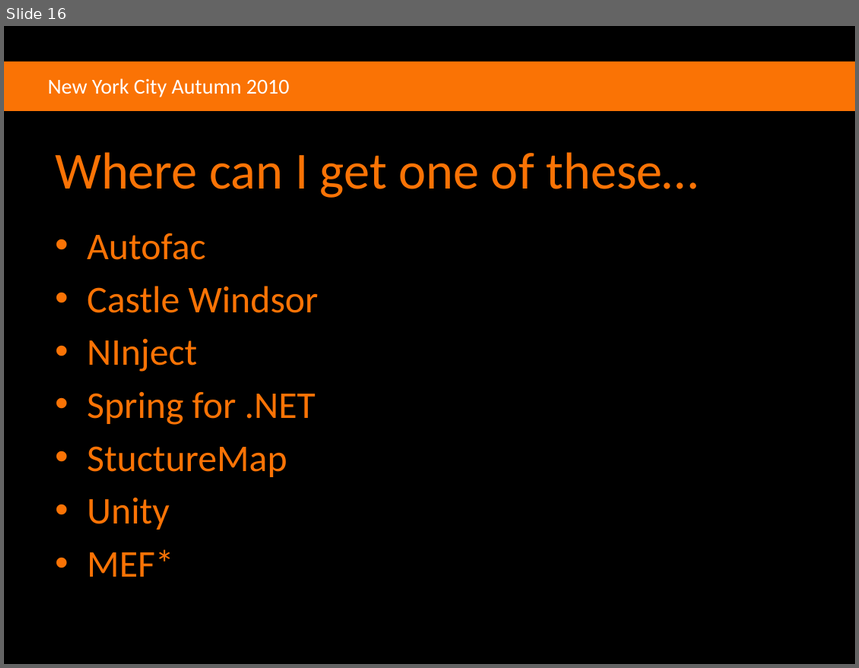
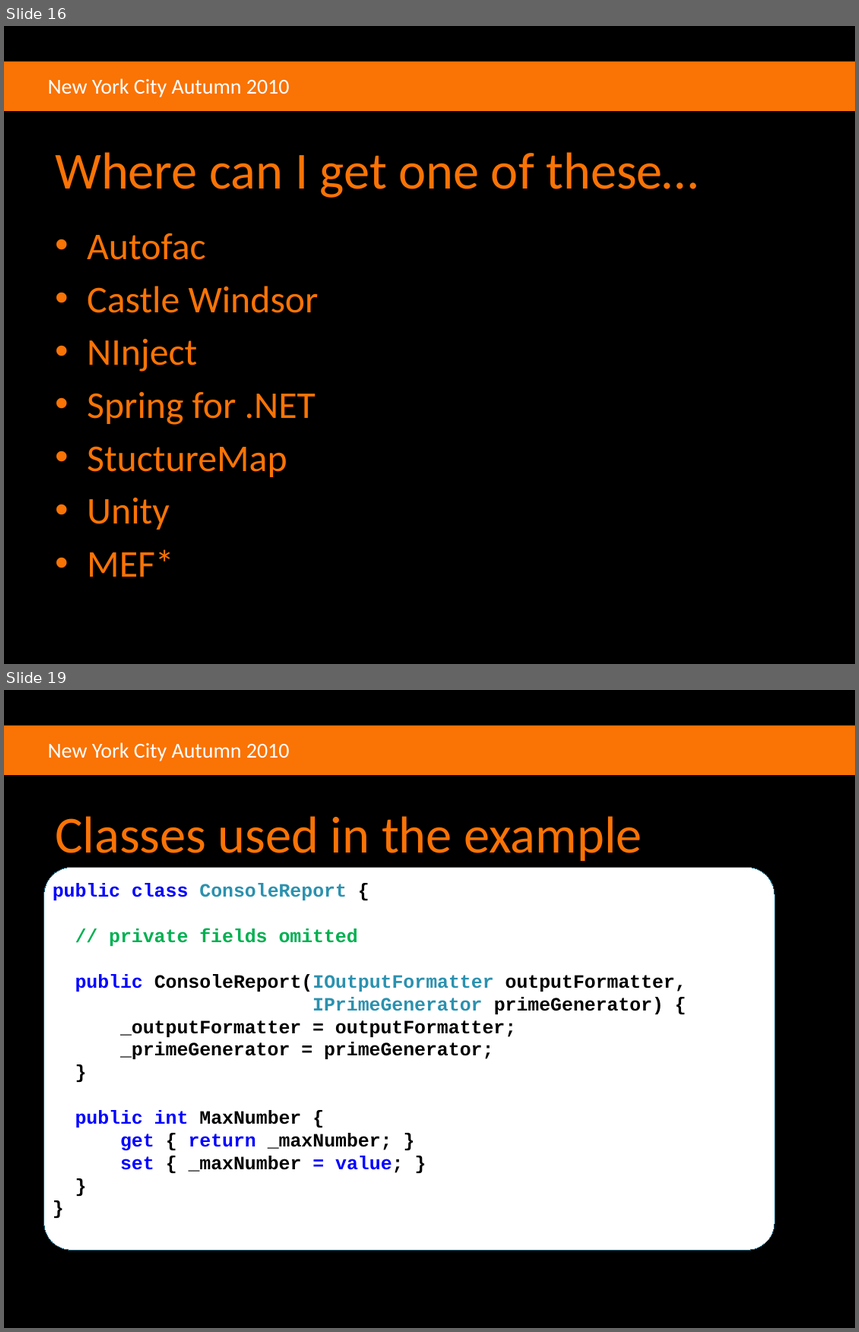
Before and after one commit to agilefire/November2010, a slide deck: Agile Firestarter Autumn 2010 Dependency Injection.pptx. Shown one above the other, each under a label of ours: slide 16 before the commit, slides 16 and 19 after it; the slides between them are not shown. The pictures are 859x668 and 859x1332 pixels, drawn with LibreOffice and Linux fonts; fonts in the diff are those of the drawing; background and template pictures are left out. Boxes give left, top, right and bottom in pixels: in the first picture for what was removed or moved away, otherwise in the second. Text is boxed around its words. In the diff, an @@ line names an element or a change of style, - is before the commit and + after.

Commit message:
Update TODO to correspond to updated DI slides LinqPrimeGenerator returns empty string when maxNumber = 0

```diff
--- a/Agile Firestarter Autumn 2010 Dependency Injection.pptx
+++ b/Agile Firestarter Autumn 2010 Dependency Injection.pptx
@@ slide 19 added at [4, 690, 855, 1328], background #000000; not listed: 2 template elements that a slide beside it also shows @@
@@ title added at [55, 816, 642, 861], 44 pt, text #FA7305 @@
+Classes used in the example
@@ rounded rectangle added at [44, 867, 775, 1250], fill #FFFFFF, outline #27728D 0.75 pt @@
@@ text added at [53, 883, 686, 1173], 16 pt, text #000000, bold @@
+public class ConsoleReport {
+// private fields omitted
+public ConsoleReport(IOutputFormatter outputFormatter,
+IPrimeGenerator primeGenerator) {
+_outputFormatter = outputFormatter;
+_primeGenerator = primeGenerator;
+}
+public int MaxNumber {
+get { return _maxNumber; }
+set { _maxNumber = value; }
+}
+}
```
Also in this commit, not shown: 22 slides changed, 1 other slide added, 6 other files.
